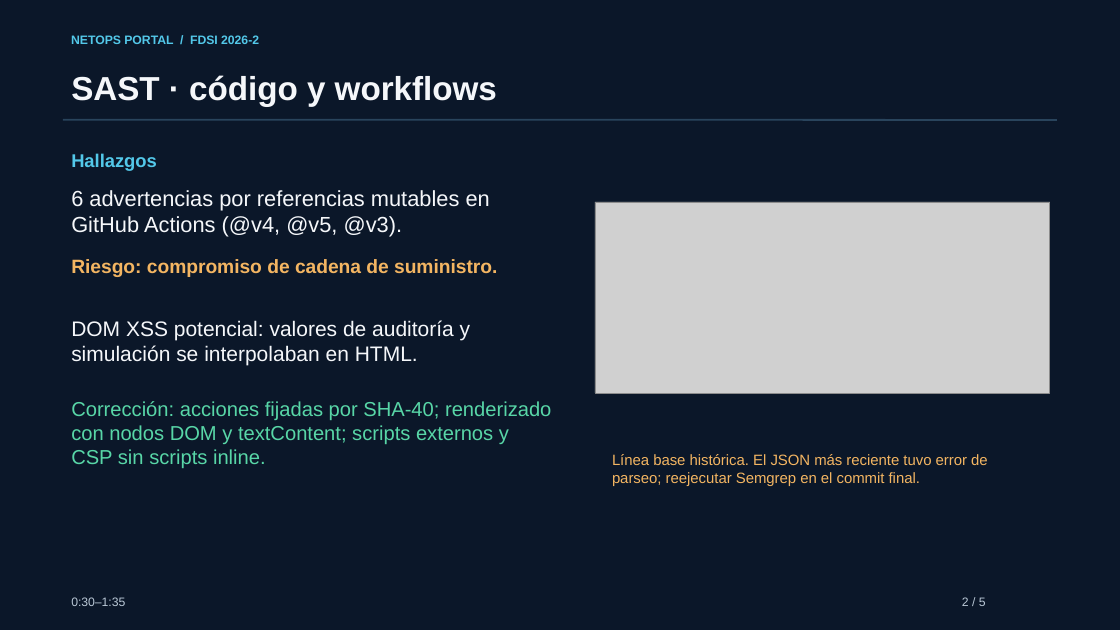
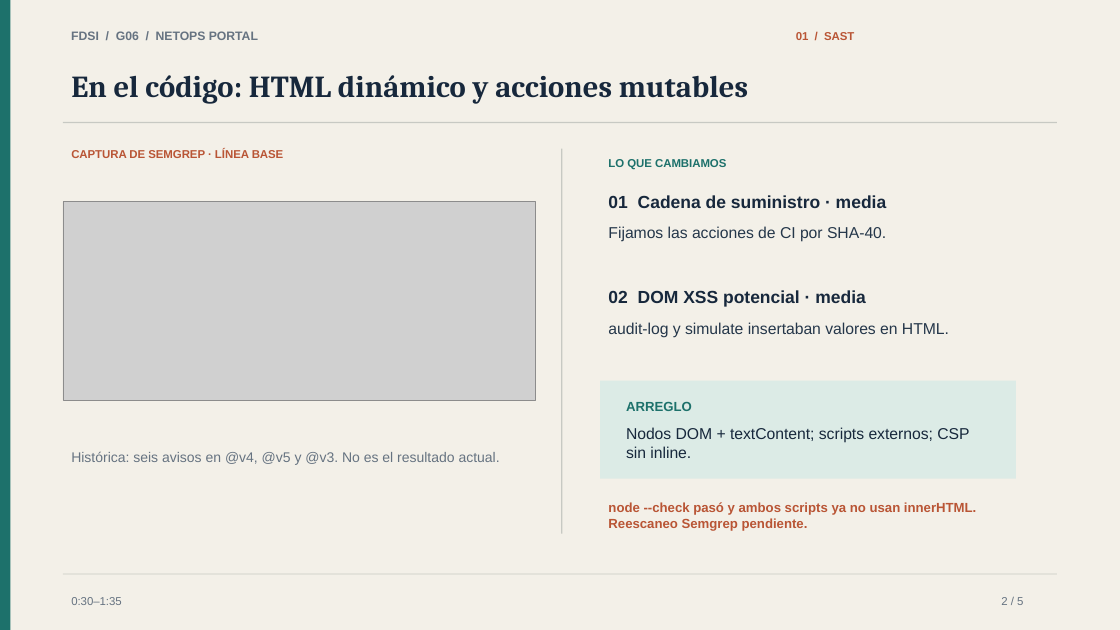
Before and after one commit to nivek2329/Lab3-FDSI-lab, a slide deck: slide 2 of docs/Sustentacion_AppSec_G06.pptx. Drawn at 1120x630 pixels with LibreOffice and Linux fonts; fonts in the diff are those of the drawing; grey boxes stand for pictures. Boxes give left, top, right and bottom in pixels: in the first picture for what was removed or moved away, otherwise in the second. Text is boxed around its words. In the diff, an @@ line names an element or a change of style, - is before the commit and + after.

Commit message:
Actualizar sustentacion de AppSec Lab 5

```diff
--- a/docs/Sustentacion_AppSec_G06.pptx
+++ b/docs/Sustentacion_AppSec_G06.pptx
@@ background #0B1729 to #F3F0E8 @@
@@ rectangle added at [0, 0, 10, 630], fill #1D716B @@
@@ text at [71, 31, 258, 40]: text changed; text colour #53C8E9 to #667381 @@
-NETOPS PORTAL / FDSI 2026-2
+FDSI / G06 / NETOPS PORTAL
@@ text added at [796, 32, 854, 40], 9.8 pt, text #B95535, bold @@
+01 / SAST
@@ text at [71, 75, 748, 104]: text changed; size 28.5 to 26.2 pt; font Arial to Cambria; text colour #F5F7FA to #17283C @@
-SAST · código y workflows
+En el código: HTML dinámico y acciones mutables
@@ line (63, 123) - (1057, 123): stroke #29445C 1.5 pt to #C7C9C3 1.13 pt @@
@@ line added from (562, 149) to (562, 534), #C7C9C3 1.13 pt @@
@@ text at [71, 150, 284, 158]: text changed; size 18 to 9.8 pt; text colour #F5F7FA to #B95535; bold on @@
-DOM XSS potencial: valores de auditoría y simulación se interpolaban en HTML.
+CAPTURA DE SEMGREP · LÍNEA BASE
@@ text removed at [71, 153, 157, 171] @@
-Hallazgos
@@ text added at [608, 159, 726, 169], 9.8 pt, text #1D716B, bold @@
+LO QUE CAMBIAMOS
@@ picture: place and size @@
-picture at [595, 202, 1050, 392]
+picture at [63, 202, 535, 400]
@@ text removed at [71, 190, 490, 237] @@
-6 advertencias por referencias mutables en GitHub Actions (@v4, @v5, @v3).
@@ text added at [608, 195, 887, 208], 15 pt, text #17283C, bold @@
+01 Cadena de suministro · media
@@ text added at [608, 226, 886, 242], 13.5 pt, text #25374A @@
+Fijamos las acciones de CI por SHA-40.
@@ text removed at [71, 259, 497, 277] @@
-Riesgo: compromiso de cadena de suministro.
@@ text added at [608, 290, 866, 307], 15 pt, text #17283C, bold @@
+02 DOM XSS potencial · media
@@ text added at [608, 322, 949, 338], 13.5 pt, text #25374A @@
+audit-log y simulate insertaban valores en HTML.
@@ rectangle added at [601, 381, 1017, 479], fill #DCEBE6 @@
@@ text added at [626, 402, 692, 411], 11.2 pt, text #1D716B, bold @@
+ARREGLO
@@ text at [626, 427, 969, 458]: text changed; size 17.2 to 13.5 pt; text colour #58D6A7 to #17283C @@
-Corrección: acciones fijadas por SHA-40; renderizado con nodos DOM y textContent; scripts externos y CSP sin scripts inline.
+Nodos DOM + textContent; scripts externos; CSP sin inline.
@@ text added at [71, 451, 500, 465], 12 pt, text #667381 @@
+Histórica: seis avisos en @v4, @v5 y @v3. No es el resultado actual.
@@ text removed at [612, 454, 988, 486] @@
-Línea base histórica. El JSON más reciente tuvo error de parseo; reejecutar Semgrep en el commit final.
@@ text added at [608, 502, 976, 531], 11.2 pt, text #B95535, bold @@
+node --check pasó y ambos scripts ya no usan innerHTML. Reescaneo Semgrep pendiente.
@@ text "0:30–1:35" at [71, 597, 122, 605]: size 10.5 to 9.8 pt, text colour #B9C7D5 to #667381 @@
@@ line added from (63, 574) to (1057, 574), #C7C9C3 0.75 pt @@
@@ text "2 / 5": place and size @@
-text "2 / 5" at [962, 597, 986, 606]
+text "2 / 5" at [1001, 597, 1023, 605]
@@ text "2 / 5" at [1001, 597, 1023, 605]: size 10.5 to 9.8 pt, text colour #B9C7D5 to #667381 @@
```
Also in this commit, not shown: 2 other slides changed, 2 slides added, 2 slides removed, 1 other file.
